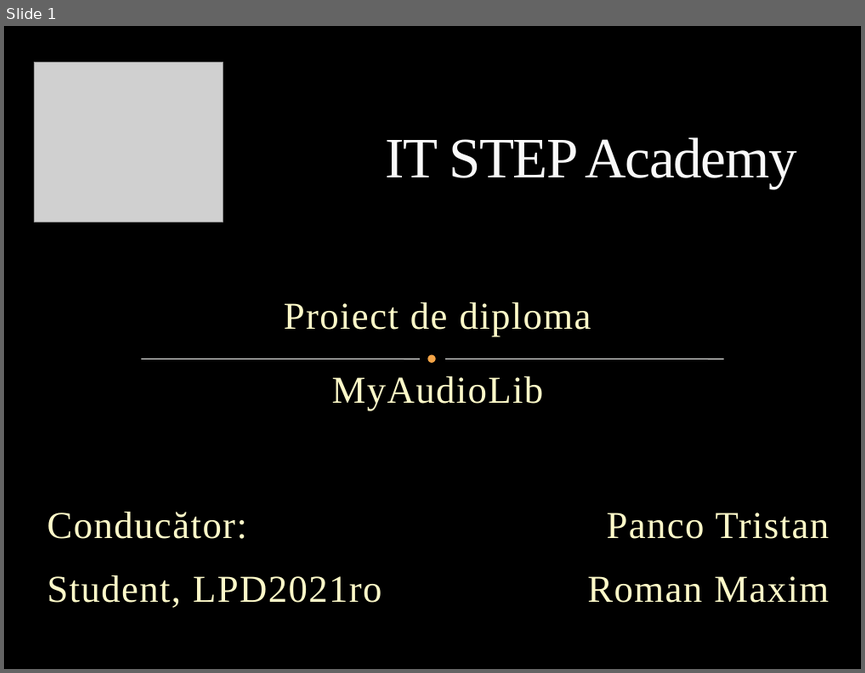
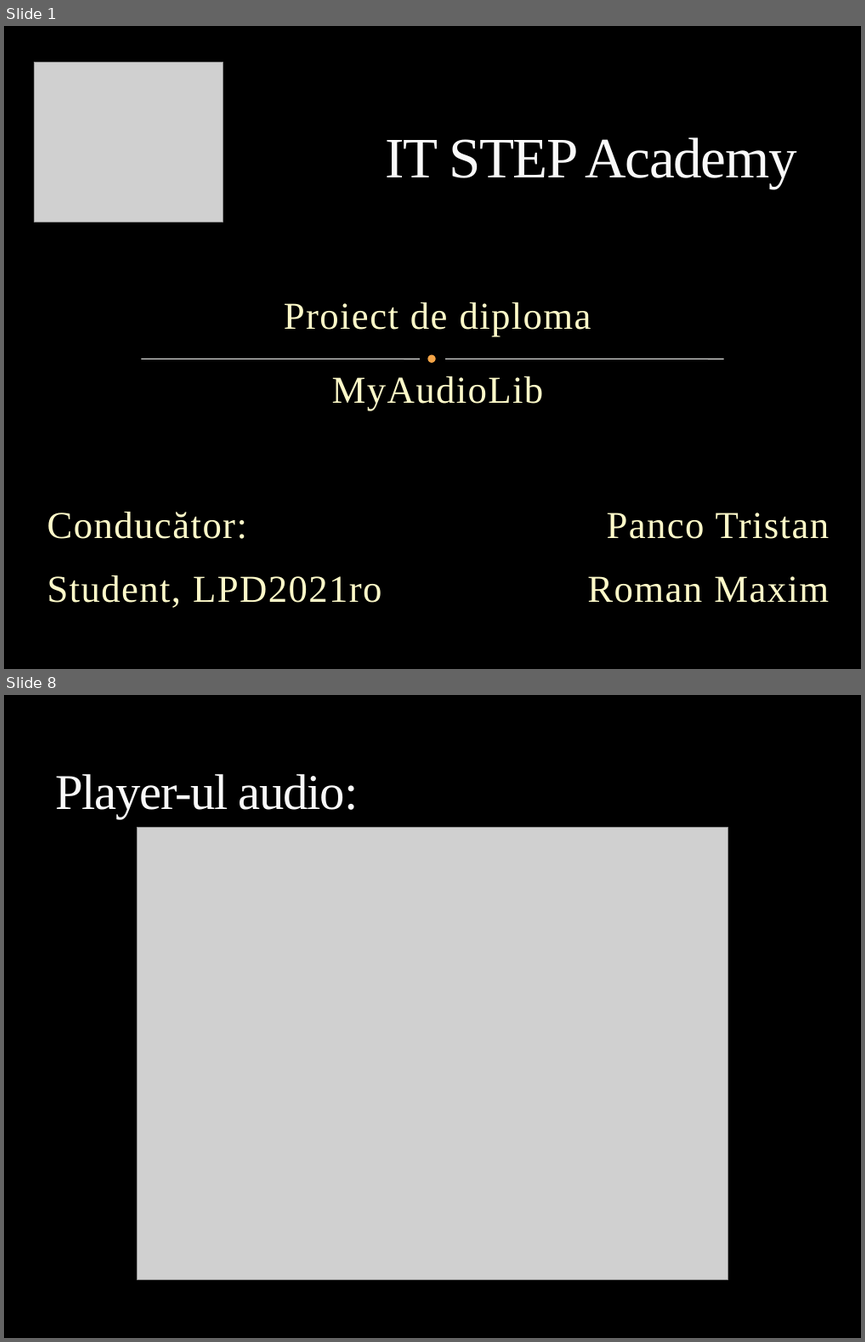
Before and after one commit to MaximRoman/examen-it-step-word, a slide deck: MyAudioLib.pptx. Shown one above the other, each under a label of ours: slide 1 before the commit, slides 1 and 8 after it; the slides between them are not shown. The pictures are 865x673 and 865x1342 pixels, drawn with LibreOffice and Linux fonts; fonts in the diff are those of the drawing; grey boxes stand for pictures; background and template pictures are left out. Boxes give left, top, right and bottom in pixels: in the first picture for what was removed or moved away, otherwise in the second. Text is boxed around its words. In the diff, an @@ line names an element or a change of style, - is before the commit and + after.

```diff
--- a/MyAudioLib.pptx
+++ b/MyAudioLib.pptx
@@ slide 8 added at <box>4,695,861,1338</box>, background picture (left out) @@
@@ title added at <box>55,774,358,818</box>, 42 pt, text #F9F9F9 @@
+Player-ul audio:
@@ picture added at <box>137,828,728,1280</box> @@
```
Also in this commit, not shown: 2 slides changed, 6 other slides added, 1 slide removed, 1 other file.
